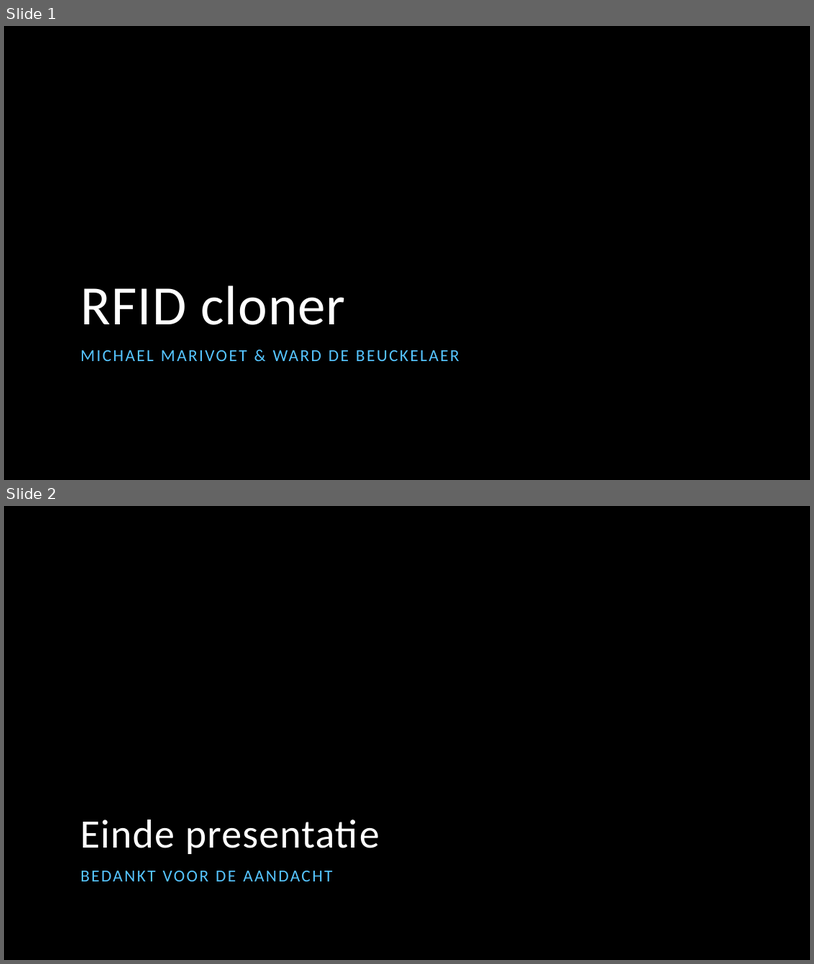
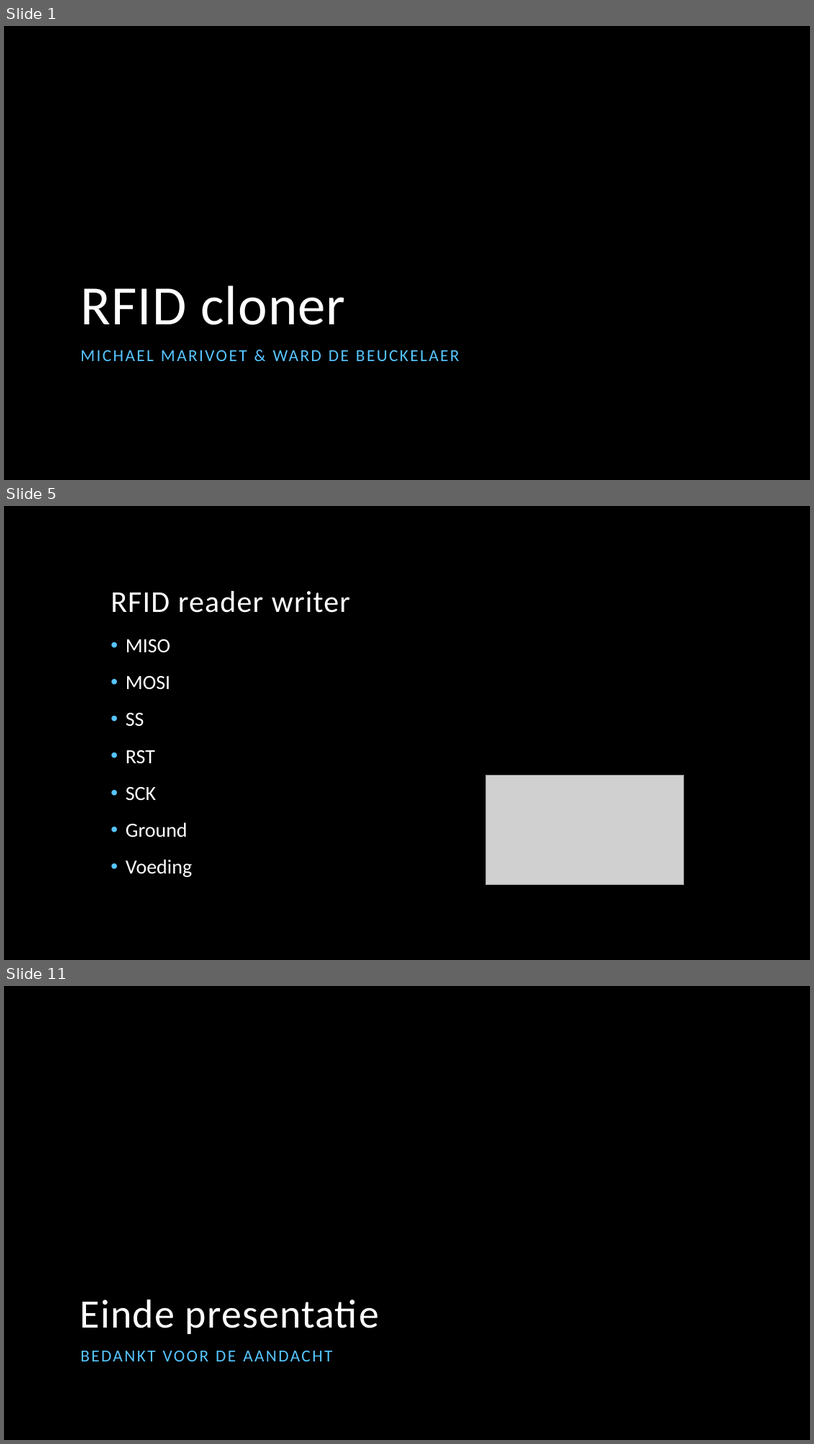
Before and after one commit to MichaelMar93/InfoSec_RFIDcloner, a slide deck: Information Security/Presentatie_RFIDcloner.pptx. Shown one above the other, each under a label of ours: slides 1 and 2 before the commit, slides 1, 5 and 11 after it; the slides between them are not shown. The pictures are 814x964 and 814x1444 pixels, drawn with LibreOffice and Linux fonts; fonts in the diff are those of the drawing; grey boxes stand for pictures; background and template pictures are left out. Boxes give left, top, right and bottom in pixels: in the first picture for what was removed or moved away, otherwise in the second. Text is boxed around its words. In the diff, an @@ line names an element or a change of style, - is before the commit and + after.

```diff
--- a/Information Security/Presentatie_RFIDcloner.pptx
+++ b/Information Security/Presentatie_RFIDcloner.pptx
@@ slide 5 added at [4, 506, 810, 960], background picture (left out) @@
@@ title added at [111, 591, 350, 613], 36 pt, text #FFFFFF @@
+RFID reader writer
@@ text added at [126, 639, 192, 877], 24 pt, text #FFFFFF @@
+• MISO
+• MOSI
+• SS
+• RST
+• SCK
+• Ground
+• Voeding
@@ picture added at [486, 775, 684, 884] @@
@@ what was slide 2 is now slide 11 @@
```
Also in this commit, not shown: 8 other slides added.
